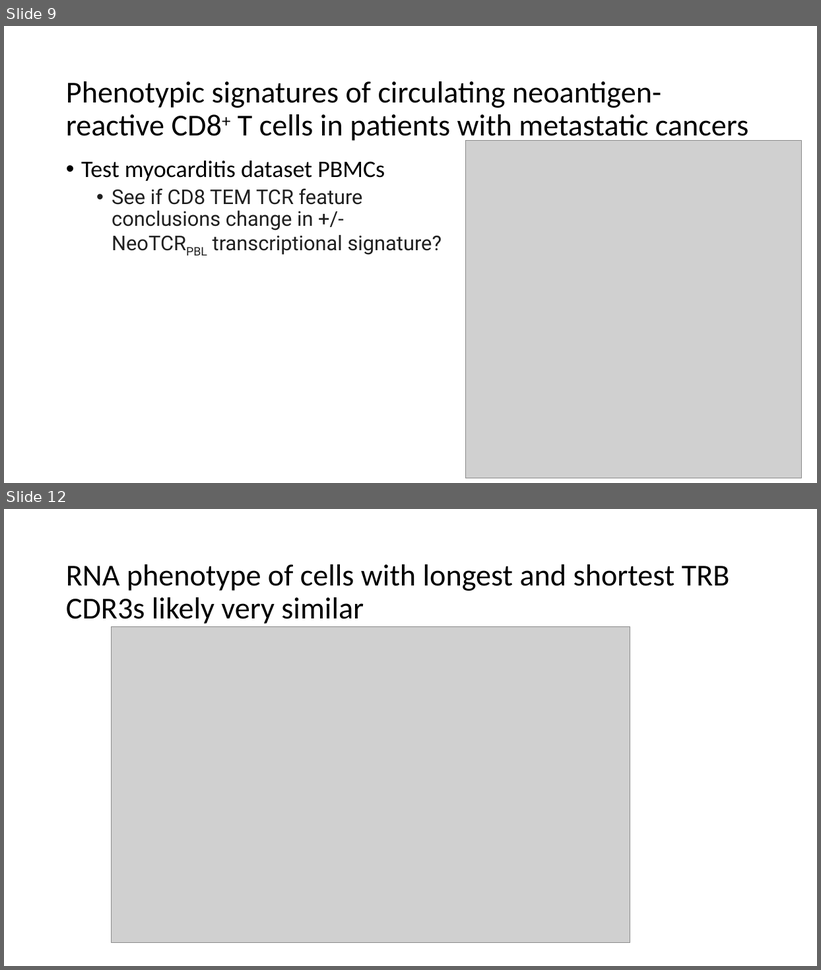
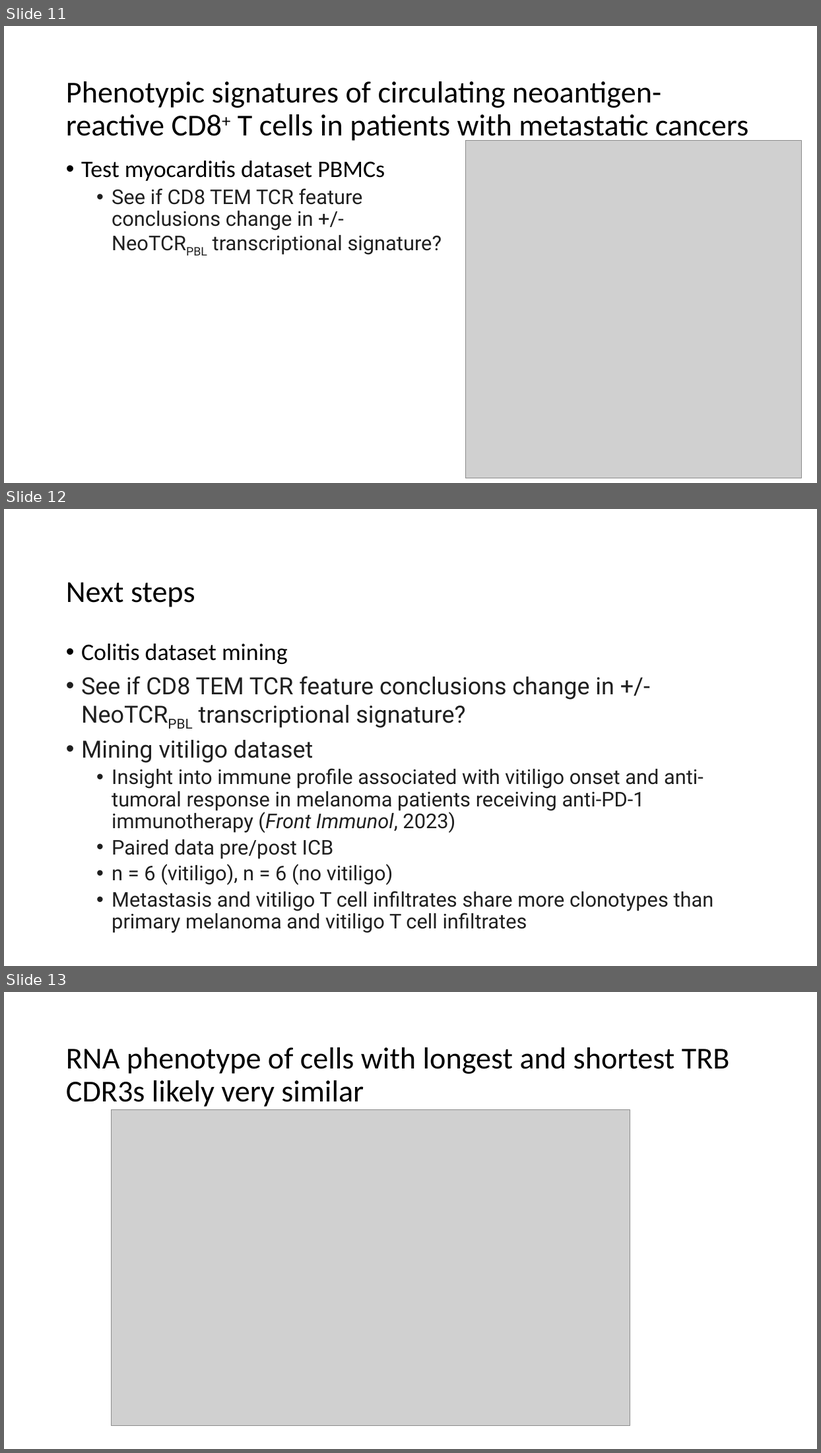
Before and after one commit to tybottorff/bottorffdocs, a slide deck: linsley_postdoc/presentations/weekly_meetings/12_14_23.pptx. Shown one above the other, each under a label of ours: slides 9 and 12 before the commit, slides 11, 12 and 13 after it; the slides between them are not shown. The pictures are 821x970 and 821x1453 pixels, drawn with LibreOffice and Linux fonts; fonts in the diff are those of the drawing; grey boxes stand for pictures. Boxes give left, top, right and bottom in pixels: in the first picture for what was removed or moved away, otherwise in the second. Text is boxed around its words. In the diff, an @@ line names an element or a change of style, - is before the commit and + after.

```diff
--- a/linsley_postdoc/presentations/weekly_meetings/12_14_23.pptx
+++ b/linsley_postdoc/presentations/weekly_meetings/12_14_23.pptx
@@ slide 12 added at [4, 509, 817, 966], background #FFFFFF @@
@@ title added at [66, 582, 195, 607], 36 pt, text #000000 @@
+Next steps
@@ text added at [81, 644, 714, 933], 24 pt, text #1F1F1F @@
+• Colitis dataset mining
+• See if CD8 TEM TCR feature conclusions change in +/- NeoTCRPBL transcriptional signature?
+• Mining vitiligo dataset
+  • Insight into immune profile associated with vitiligo onset and anti-tumoral response in melanoma patients receiving anti-PD-1 immunotherapy (Front Immunol, 2023)
+  • Paired data pre/post ICB
+  • n = 6 (vitiligo), n = 6 (no vitiligo)
+  • Metastasis and vitiligo T cell infiltrates share more clonotypes than primary melanoma and vitiligo T cell infiltrates
@@ what was slide 9 is now slide 11 @@
@@ what was slide 12 is now slide 13 @@
```
Also in this commit, not shown: 3 slides changed.
